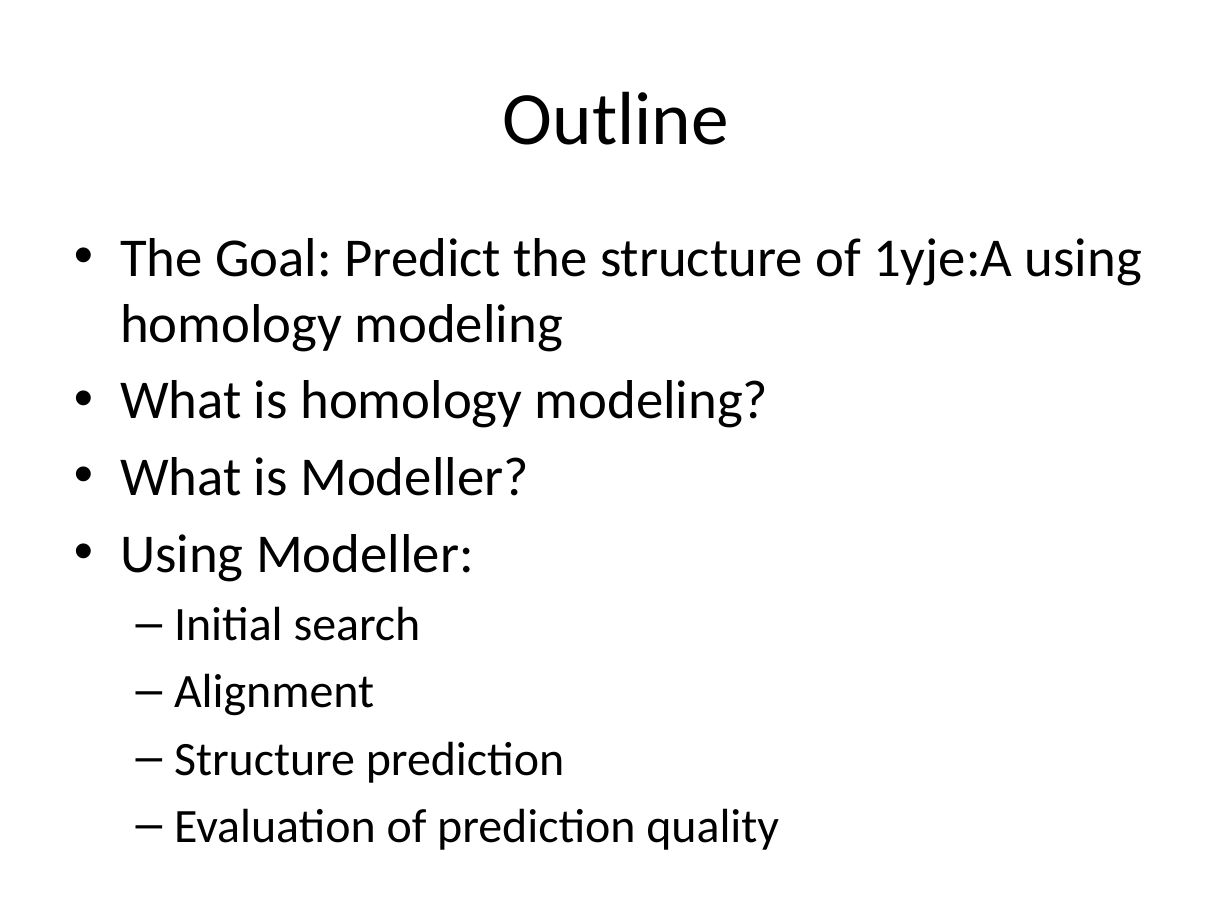
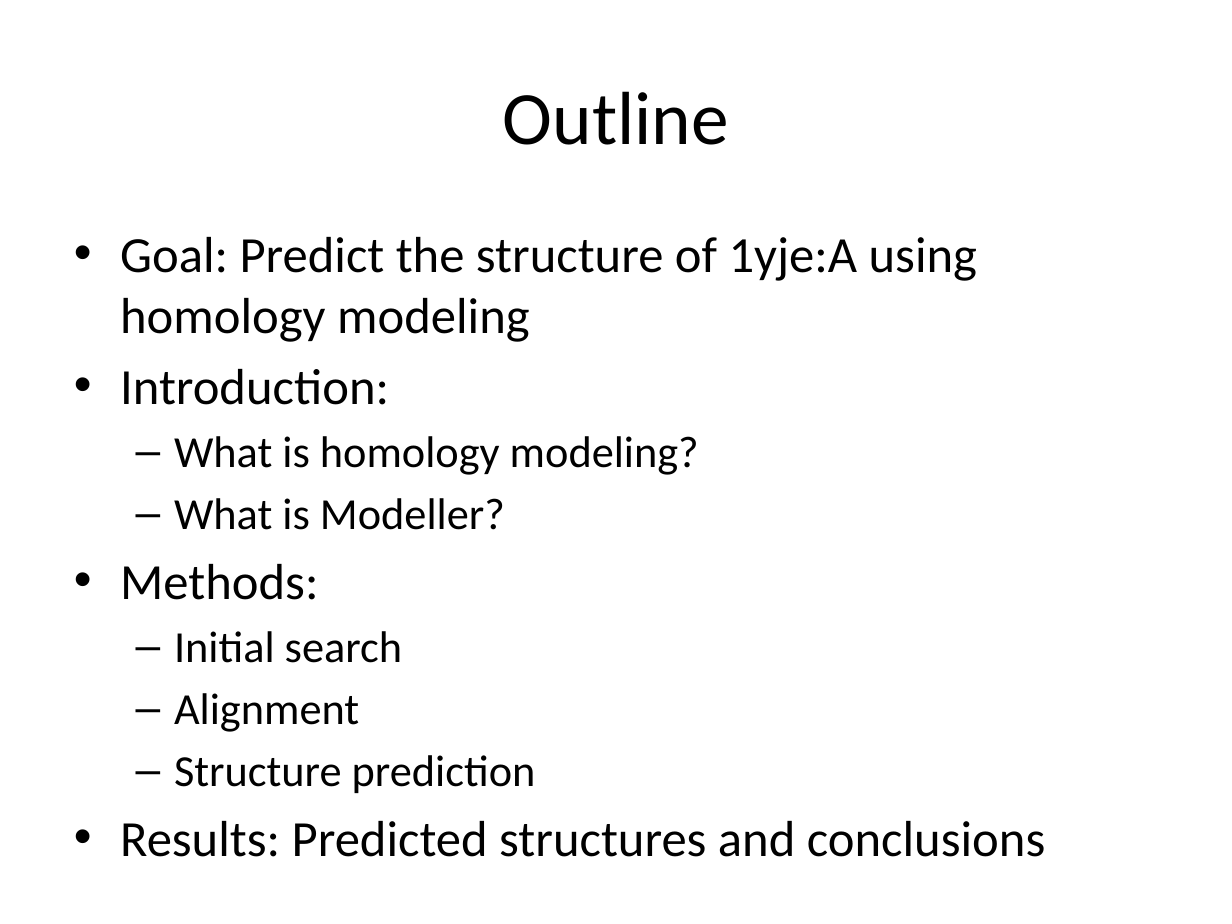
Before and after one commit to iosonofabio/bi2-ss12-p6, a slide deck: slide 2 of project6.pptx. Drawn at 1232x924 pixels with LibreOffice and Linux fonts; fonts in the diff are those of the drawing. Boxes give left, top, right and bottom in pixels: in the first picture for what was removed or moved away, otherwise in the second. Text is boxed around its words. In the diff, an @@ line names an element or a change of style, - is before the commit and + after.

```diff
--- a/project6.pptx
+++ b/project6.pptx
@@ text at <box>120,237,977,405</box>: text changed; size 32 to 29.6 pt @@
-• The Goal: Predict the structure of 1yje:A using homology modeling
+• Goal: Predict the structure of 1yje:A using homology modeling
+• Introduction:
@@ text at <box>174,436,699,793</box>: size 32 to 25.9 pt in "What is homology modeling?", "What is Modeller?"; size 28 to 25.9 pt in "Initial search", "Alignment", "Structure prediction"; bullet • to –; list level 1 to 2 in "What is homology modeling?"; list level 1 to 2 in "What is Modeller?" @@
@@ text at <box>120,564,318,600</box>: text changed; size 32 to 29.6 pt @@
-• Using Modeller:
+• Methods:
@@ text at <box>120,821,1045,857</box>: text changed; size 28 to 29.6 pt @@
-  – Evaluation of prediction quality
+• Results: Predicted structures and conclusions
```
Also in this commit, not shown: 7 other slides changed, 7 slides added, 1 slide removed, 18 other files.
